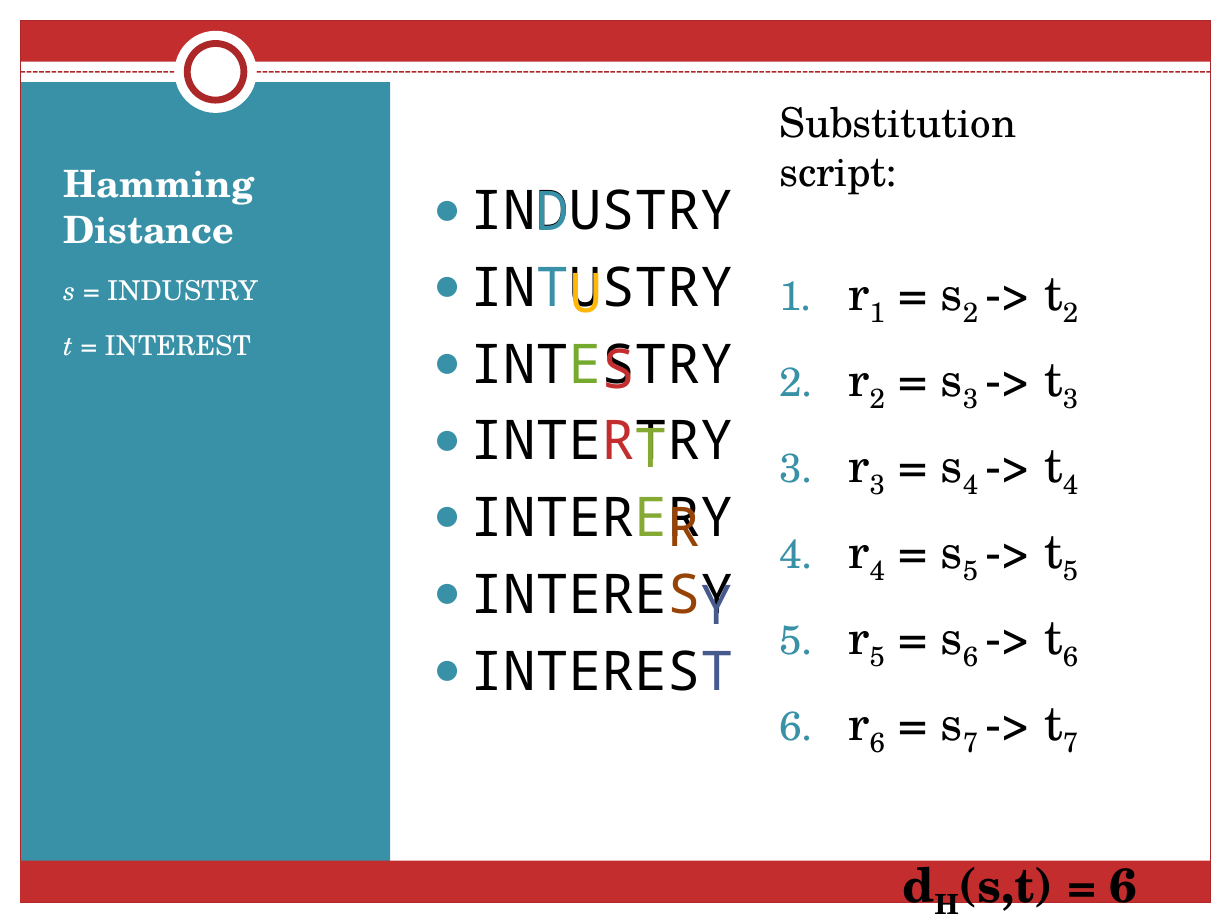
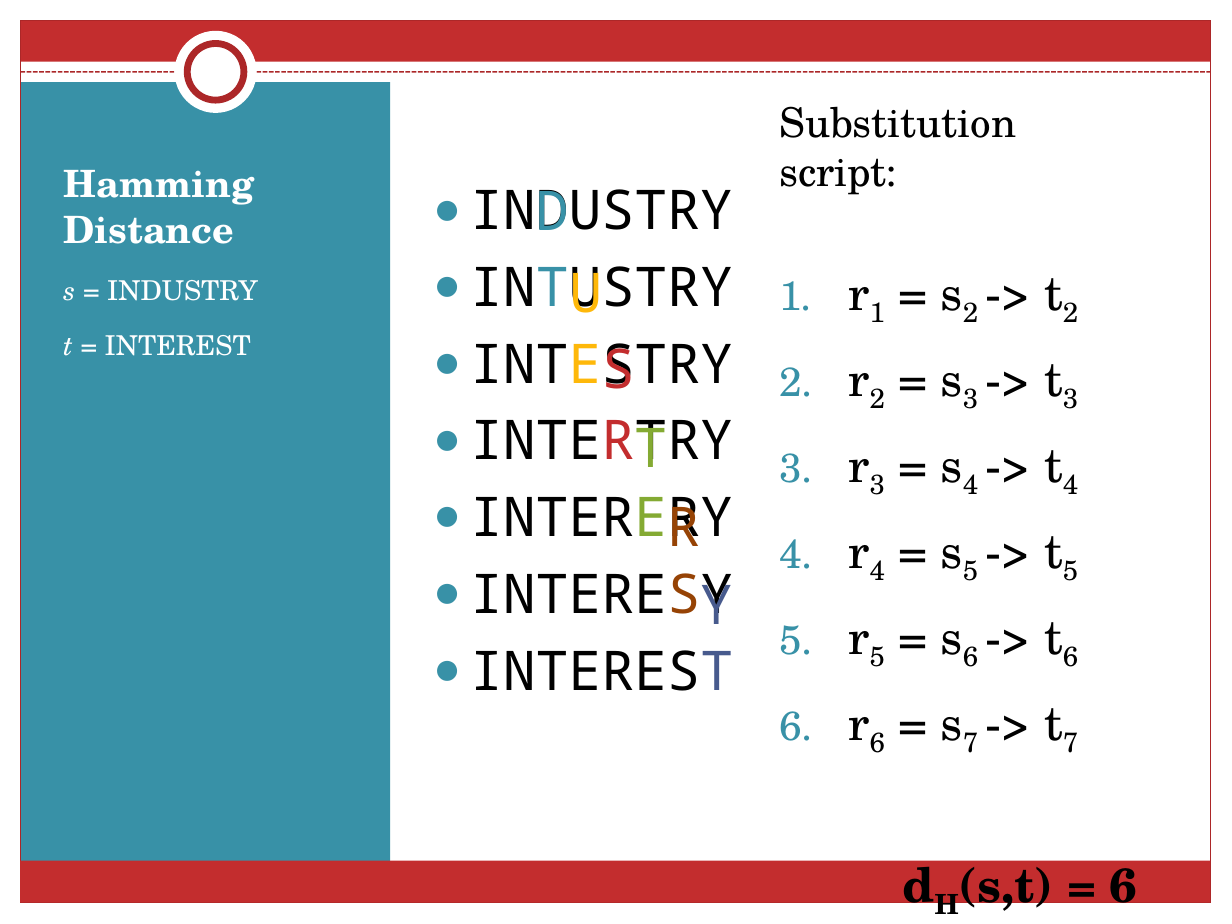
Before and after one commit to schaefce/proposal, a slide deck: slide 5 of SchaefferProposal.pptx. Drawn at 1232x924 pixels with LibreOffice and Linux fonts; fonts in the diff are those of the drawing. Boxes give left, top, right and bottom in pixels: in the first picture for what was removed or moved away, otherwise in the second. Text is boxed around its words. In the diff, an @@ line names an element or a change of style, - is before the commit and + after.

```diff
--- a/SchaefferProposal.pptx
+++ b/SchaefferProposal.pptx
@@ text at (470,343,733,389): text colour #75AA2F to #FEB80A in "INTESTRY" @@
```
Also in this commit, not shown: 9 other slides changed, 2 slides added, 10 other files.
